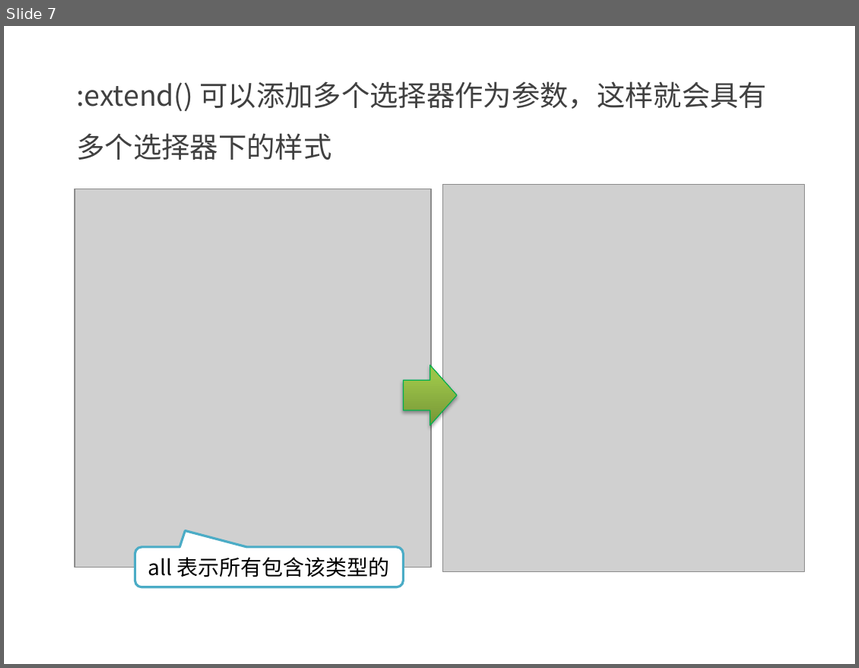
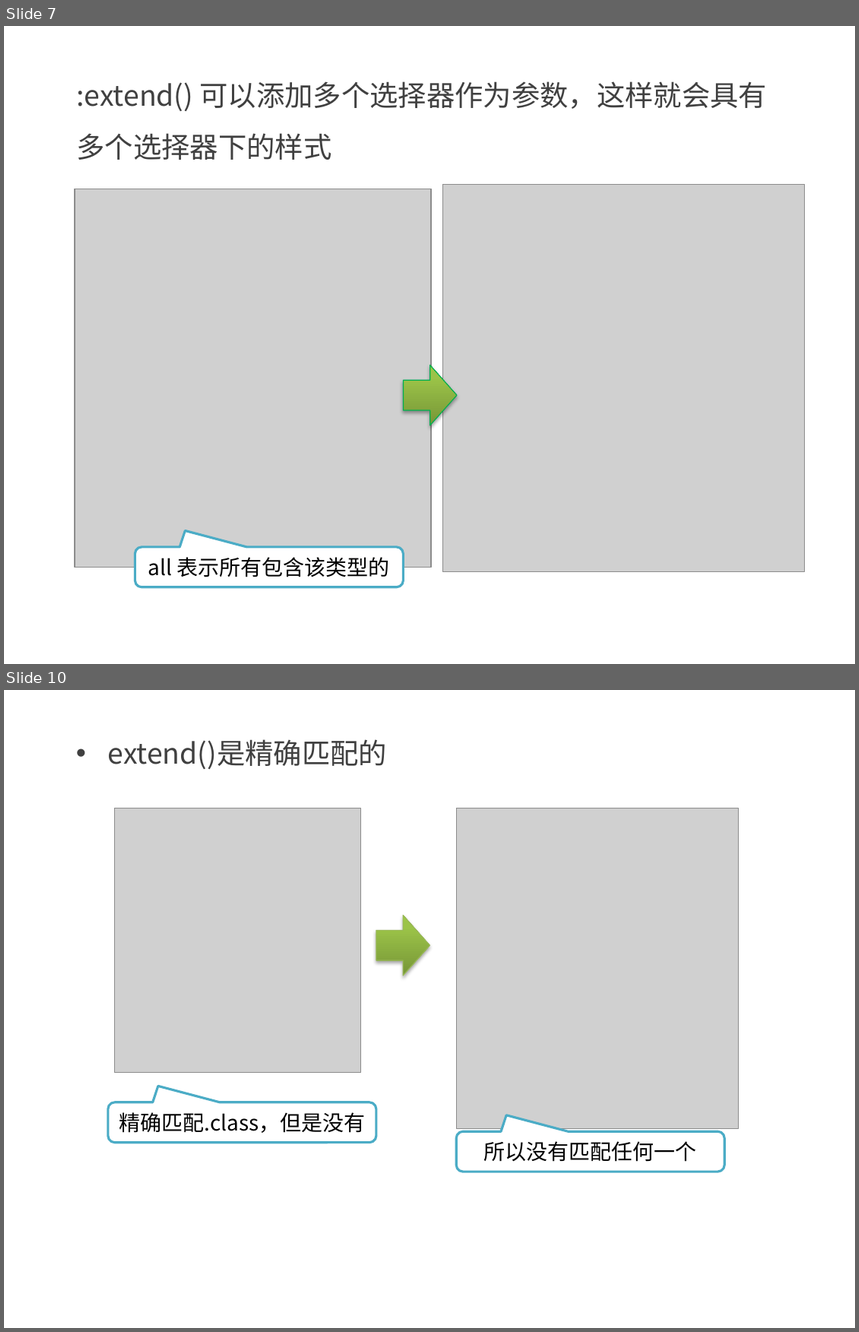
Before and after one commit to kong66/less-class, a slide deck: less-6-合并.pptx. Shown one above the other, each under a label of ours: slide 7 before the commit, slides 7 and 10 after it; the slides between them are not shown. The pictures are 859x668 and 859x1332 pixels, drawn with LibreOffice and Linux fonts; fonts in the diff are those of the drawing; grey boxes stand for pictures. Boxes give left, top, right and bottom in pixels: in the first picture for what was removed or moved away, otherwise in the second. Text is boxed around its words. In the diff, an @@ line names an element or a change of style, - is before the commit and + after.

```diff
--- a/less-6-合并.pptx
+++ b/less-6-合并.pptx
@@ slide 10 added at (4,690,855,1328), background #FFFFFF @@
@@ text added at (108,739,387,769), 24 pt, text #404040 @@
+• extend()是精确匹配的
@@ picture added at (115,809,360,1073) @@
@@ picture added at (456,809,737,1129) @@
@@ right arrow added at (376,916,430,976), fill gradient #779737 to #9BC348 to #9DC746, outline #98B955 0.75 pt @@
@@ rounded speech box added at (108,1103,376,1143), fill #FFFFFF, outline #4BACC6 2 pt, 18 pt, text #000000 @@
+精确匹配.class，但是没有
@@ rounded speech box added at (456,1132,724,1172), fill #FFFFFF, outline #4BACC6 2 pt, 18 pt, text #000000 @@
+所以没有匹配任何一个
```
Also in this commit, not shown: 5 other slides added, 3 other files.
